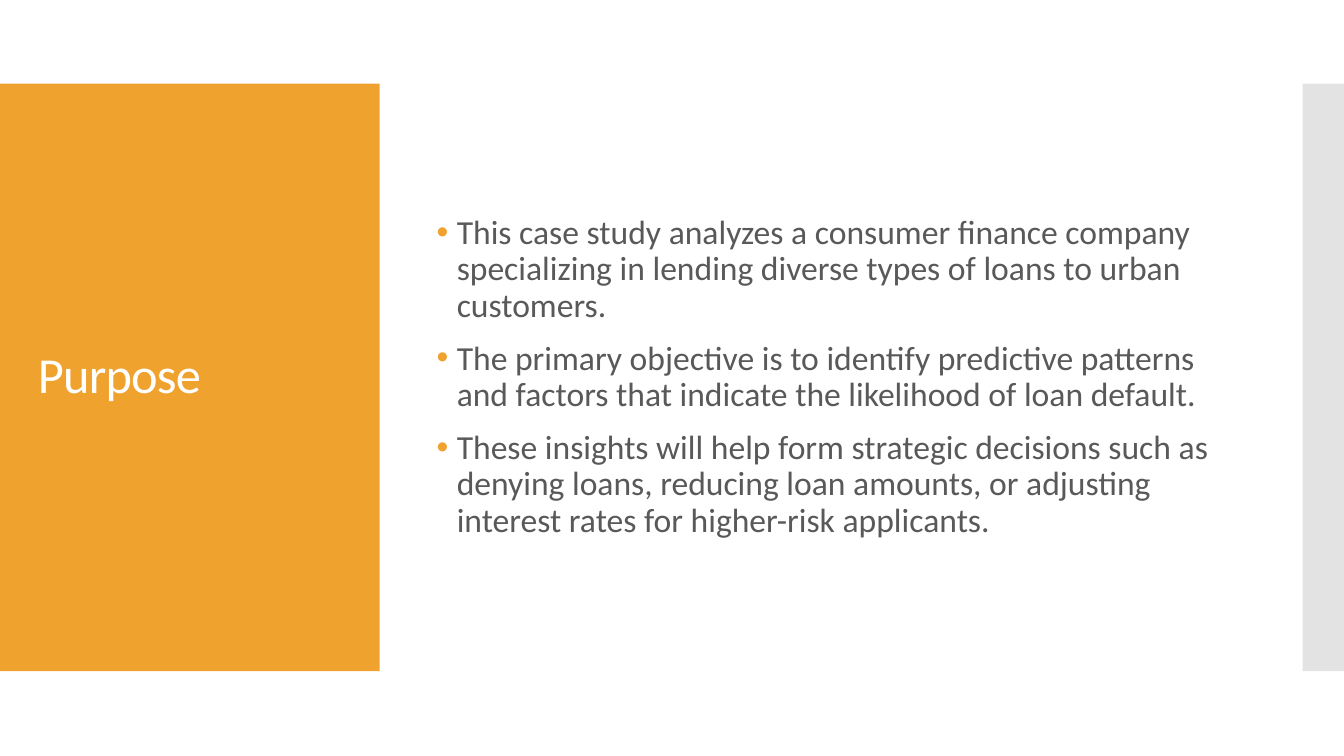
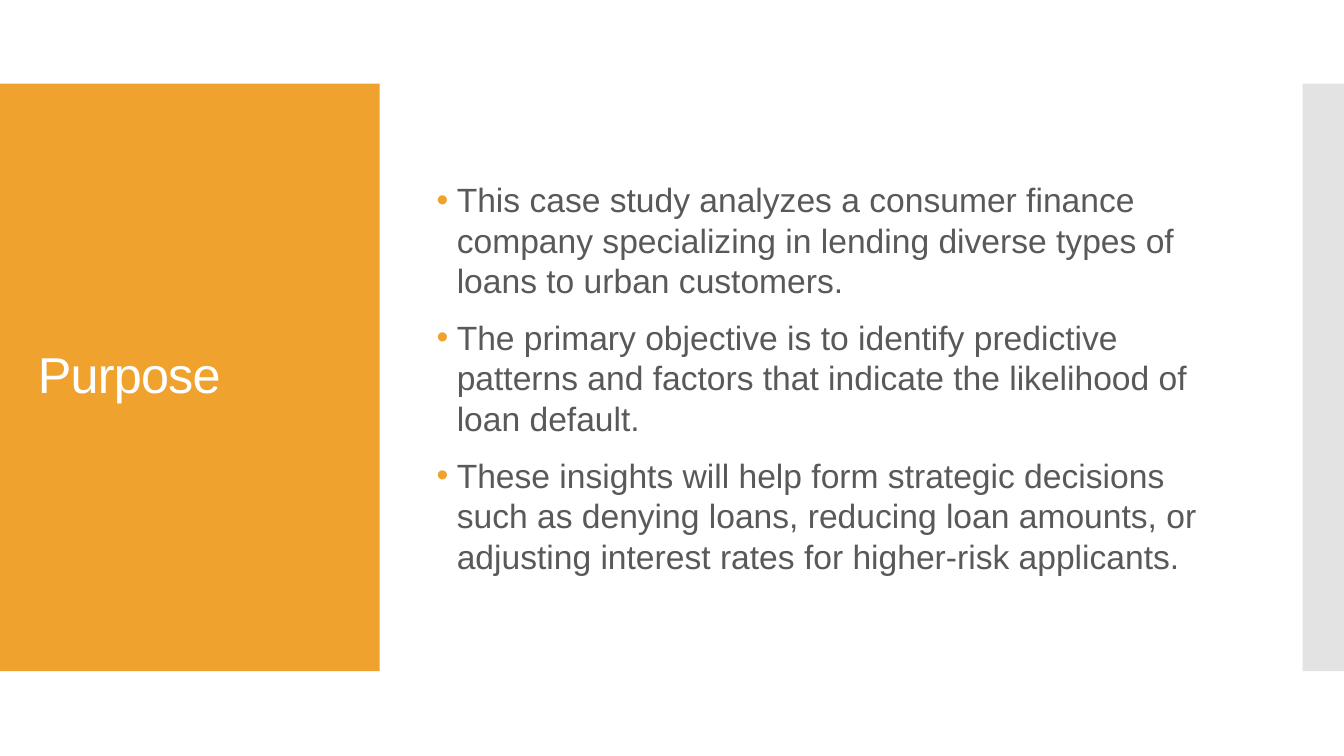
Before and after one commit to Rawoof821/LendingclubCaseStudy, a slide deck: slide 2 of Neha_Rawoof_LendingCaseStudy.pptx. Drawn at 1344x756 pixels with LibreOffice and Linux fonts; fonts in the diff are those of the drawing. Boxes give left, top, right and bottom in pixels: in the first picture for what was removed or moved away, otherwise in the second. Text is boxed around its words. In the diff, an @@ line names an element or a change of style, - is before the commit and + after.

```diff
--- a/Neha_Rawoof_LendingCaseStudy.pptx
+++ b/Neha_Rawoof_LendingCaseStudy.pptx
@@ text "This case study analyzes a ..." at <box>457,187,1196,576</box>: font Calibri to Arial; line spacing 0.9 to 1 @@
@@ title "Purpose" at <box>38,358,221,403</box>: font Calibri to Arial @@
```
Also in this commit, not shown: 17 other slides changed, 1 slide added, 9 slides removed.
